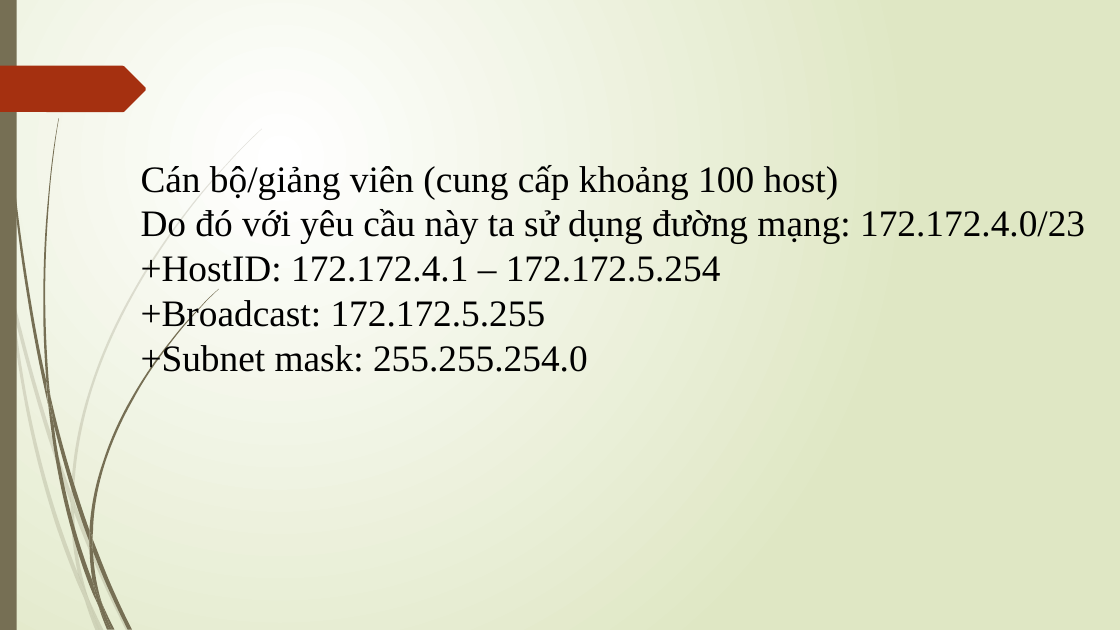
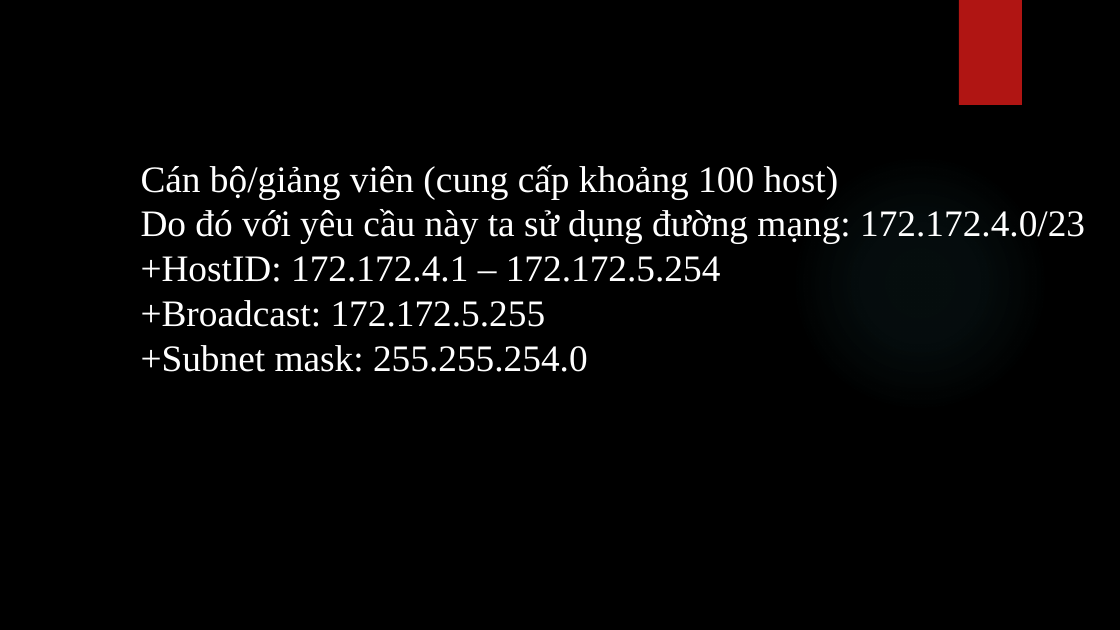
Before and after one commit to VoLeKhanhDuy/DoAnMKD, a slide deck: slide 8 of bao_Cao_MKD.pptx (slide 5 before the commit). Drawn at 1120x630 pixels with LibreOffice and Linux fonts; fonts in the diff are those of the drawing; background and template pictures are left out. Boxes give left, top, right and bottom in pixels: in the first picture for what was removed or moved away, otherwise in the second. Text is boxed around its words. In the diff, an @@ line names an element or a change of style, - is before the commit and + after.

```diff
--- a/bao_Cao_MKD.pptx
+++ b/bao_Cao_MKD.pptx
@@ background gradient #FFFFFF to #DFE8C4 to picture (left out) @@
@@ rectangle removed at (0, 0, 17, 630) @@
@@ rectangle added at (959, 0, 1022, 105), fill #B01513 @@
@@ freeform shape removed at (0, 66, 146, 112) @@
@@ text "Cán bộ/giảng viên (cung cấp ..." at (141, 165, 1085, 372): text colour #000000 to #FFFFFF @@
@@ ellipse added at (791, 154, 1049, 413), fill gradient #50B9C1 @@
@@ group removed at (0, 129, 262, 630): 10 freeform shapes @@
@@ group removed at (3, 0, 218, 630): 12 freeform shapes @@
```
Also in this commit, not shown: 3 other slides changed, 4 slides added, 1 slide removed.
